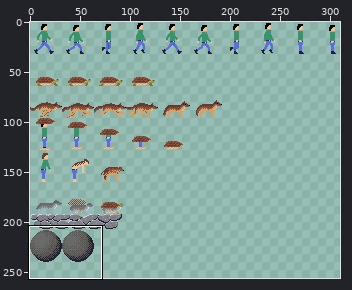
File history of a sprite sheet, android/assets/img/spritesheet.png. Above: a wide view before the commit, with the close-up outlined.
Close-up. The starting point:
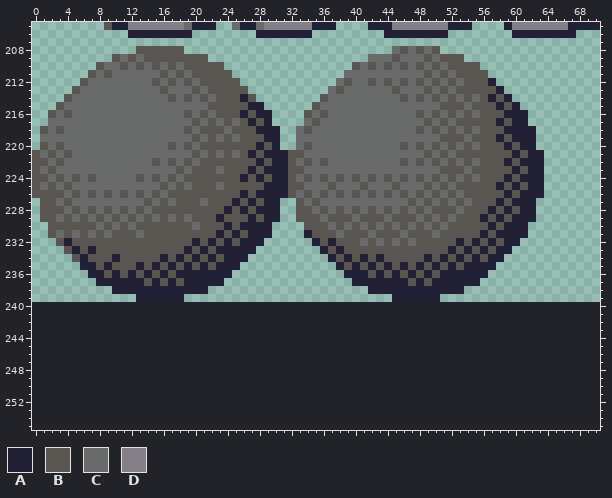
The file is 512x240 pixels. Shown: x 0..70, y 205..255. The old version is drawn lined up with the new one, on the new canvas. The wide view leaves out empty margins.
Palette (. is transparent): A #222034  B #595652  C #696a6a  D #847e87
Pixels before (only the part around the change), first column x 0:
205 .........BAADDDDDDDCAAA..CAACDDDDDDAAA....AAADDDDDDDAAA....ADDDDDDD
206 ............AAAAAAAA........AAAAAAA.........AAAAAAAA........AAAAAAA
207 ...................................................................
208 .............BBBBBB..........................CBCBCB................
209 ..........BCBCBBBBBBBB....................CCCBCCCBCBBB.............
210 ........BCCBCBCBCBCBBBBB................BCBCBCBCBCBCBBBB...........
211 .......BCBCCCCCCBCBCBBBBB..............CCCCCCCCCCBCBCBBBB..........
212 ......BCCCCCCCCBCBCBCBBBBB............CBCCBCBCBCBCBCBCBBBA.........
213 .....BCCCCCCCCCCBCCCBCBBBBB..........CBCCCCCCBCCCBCBCBBBBBA........
214 ....BCCCCCCCCCCCCBCBCBCBBBAB........BCCCCCCCCCBCBCBCBCBCBABA.......
215 ...BCCCCCCCCCCCCCCCCCCBBBBBAA......BCCCCCCCCCCCCCCCBBBCBBBABA......
216 ..BCBCCCCCCCCCCCCCCBCBCBBBABAA....BCBCCCCCCCCCCCBCBCBCBCBBBAAA.....
217 ..CCCCCCCCCCCCCCCCCCBCBCBCBABA....CBCCCCCCCCCCCCCBCBCBBBBBABAA.....
218 .BCBCCCCCCCCCCCCCCCBCBBBCBBBAAA..CBCCCCCCCCCCCCCBCBCBCBCBBBAAAA....
219 .CCCCCCCCCCCCCCCCCCCBCBCBCBBBAA..CCCCCCCCCCCCCCCCCCBBBCBBBABAAA....
220 .BCBCCCCCCCCCCCCCBCBCBBBBBBBABA..CBCCCCCCCCCCCBCBCBCBCBCBBBABAA....
221 BCBCBCCCCCCCCCCCCCCCBCBCBCBABAAABBCCCCCCCCCCCCCCCBCBCBBBBBBBABAA...
222 BBCBCCCCCCCCCCCBCBCBCBBBBBBBABAABCBCBCCCCCCCCCBCBCBCBCBCBBBABAAA...
223 BCBCCCCCCCCCCCCCCCBCBBBCBBBABAAABBCCCCCCCCCCCCCCCCCBBBCBBBBBABAA...
224 BBCBCBCBCCCCCBCBCBCBBBBBBBABABAABCBCBCBCBCBCBCBCBCBCBCBCBBBABAAA...
225 BCBCBCCCCCCCCCCCBCBCBBBCBBBBBAAABBCCCBCCCBCCCBCCCBCBCBBBBBABABAA...
226 BBBBCBCBCBCBCBCBCBBBBBBBBBABAAAABCBCBCBCBCBCBCBCBCBCBCBBBBBABAAA...
227 .BBCBCCCCCCCCCBCBCBBBCBBBABABAA..BCBCCCCCCCCCCCBCBCBCBCBBBABAAA....
228 .BBBCBCBCBCBCBCBBBBBBBBBABABAAA..BBCBCBCBCBCBCBCBCBBBCBBBABABAA....
229 .BBCBCBCBCBCBCBCBCBCBBBABBBABAA..BBBCBBBCBBBCBBBCBCBCBBBABABAAA....
230 ..BBBBBBCBCBCBBBBBBBCBBBABAAAA....BBBCBCBCBCBCBCBCBCBBBBBABAAA.....
231 ..BCBCBCBCBBBCBBBBBBBBBABABAAA....ABBBCBBBCBBBCBBBCBBBBBABAAAA.....
232 ...BABBBBBBBBBBBBBBBABABABAAA......ABABBBCBCBCBCBBBBBABABABAA......
233 ....BABABBBBBBBBBBBABABAAAAA........ABABBBBBBBBBBBBBABABABAA.......
234 .....BABBBABBBBBABABABABAAA..........ABABABABBBBBABABABABAA........
235 ......AABABBBABABABABABAAA............ABABABABABABABABAAAA.........
236 .......AABABABABABAAAAAAA..............AAABABABABABAAAAAA..........
237 ........AAAAAABABABAAAAA................AAAAAAABABAAAAAA...........
238 ..........AAAAAAAAAAAA....................AAAAAAAAAAAA.............
239 .............AAAAAA..........................AAAAAA................
240 ...................................................................
241 ...................................................................
242 ...................................................................
243 ...................................................................
244 ...................................................................
245 ...................................................................
246 ...................................................................
247 ...................................................................
248 ...................................................................
249 ...................................................................
250 ...................................................................
251 ...................................................................
252 ...................................................................
253 ...................................................................
254 ...................................................................
255 ...................................................................
The same view after the edit:
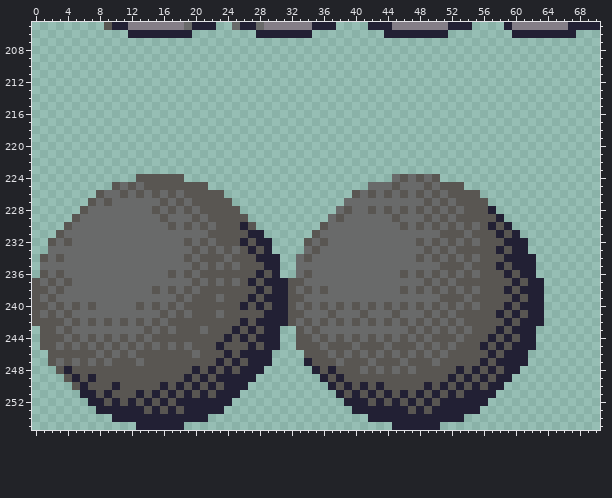
What changed:
canvas 512x240 -> 512x256
y 208: x 13..18 BBBBBB -> ......; x 45..50 CBCBCB -> ......
y 209: x 10..21 BCBCBBBBBBBB -> ............; x 42..53 CCCBCCCBCBBB -> ............
y 210: x 8..23 BCCBCBCBCBCBBBBB -> ................; x 40..55 BCBCBCBCBCBCBBBB -> ................
y 211: x 7..24 BCBCCCCCCBCBCBBBBB -> ..................; x 39..56 CCCCCCCCCCBCBCBBBB -> ..................
y 212: x 6..25 BCCCCCCCCBCBCBCBBBBB -> ....................; x 38..57 CBCCBCBCBCBCBCBCBBBA -> ....................
y 213: x 5..26 BCCCCCCCCCCBCCCBCBBBBB -> ......................; x 37..58 CBCCCCCCBCCCBCBCBBBBBA -> ......................
y 214: x 4..27 BCCCCCCCCCCCCBCBCBCBBBAB -> ........................; x 36..59 BCCCCCCCCCBCBCBCBCBCBABA -> ........................
y 215: x 3..28 BCCCCCCCCCCCCCCCCCCBBBBBAA -> ..........................; x 35..60 BCCCCCCCCCCCCCCCBBBCBBBABA -> ..........................
y 216: x 2..29 BCBCCCCCCCCCCCCCCBCBCBBBABAA -> ............................; x 34..61 BCBCCCCCCCCCCCBCBCBCBCBBBAAA -> ............................
y 217: x 2..29 CCCCCCCCCCCCCCCCCCBCBCBCBABA -> ............................; x 34..61 CBCCCCCCCCCCCCCBCBCBBBBBABAA -> ............................
y 218: x 1..30 BCBCCCCCCCCCCCCCCCBCBBBCBBBAAA -> ..............................; x 33..62 CBCCCCCCCCCCCCCBCBCBCBCBBBAAAA -> ..............................
y 219: x 1..30 CCCCCCCCCCCCCCCCCCCBCBCBCBBBAA -> ..............................; x 33..62 CCCCCCCCCCCCCCCCCCBBBCBBBABAAA -> ..............................
y 220: x 1..30 BCBCCCCCCCCCCCCCBCBCBBBBBBBABA -> ..............................; x 33..62 CBCCCCCCCCCCCBCBCBCBCBCBBBABAA -> ..............................
y 221: x 0..63 BCBCBCCCCCCCCCCCCCCCBCBCBCBABAAABBCCCCCCCCCCCCCCCBCBCBBBBBBBABAA -> ................................................................
y 222: x 0..63 BBCBCCCCCCCCCCCBCBCBCBBBBBBBABAABCBCBCCCCCCCCCBCBCBCBCBCBBBABAAA -> ................................................................
y 223: x 0..63 BCBCCCCCCCCCCCCCCCBCBBBCBBBABAAABBCCCCCCCCCCCCCCCCCBBBCBBBBBABAA -> ................................................................
y 224: x 0..12 BBCBCBCBCCCCC -> .............; x 14 C -> B; x 16 C -> B; x 18..44 CBBBBBBBABABAABCBCBCBCBCBCB -> B..........................; x 51..63 CBCBCBBBABAAA -> .............
y 225: x 0..10 BCBCBCCCCCC -> ..........B; x 12 C -> B; x 14..15 CC -> BB; x 17 C -> B; x 19 C -> B; x 22..41 BCBBBBBAAABBCCCBCCCB -> ....................; x 52 C -> B; x 54..63 BBBBABABAA -> ..........
y 226: x 0..9 BBBBCBCBCB -> ........BC; x 18 B -> C; x 24..39 BBABAAAABCBCBCBC -> ................; x 53 C -> B; x 56..63 BBBABAAA -> ........
y 227: x 1..7 BBCBCCC -> ......B; x 9 C -> B; x 14 B -> C; x 19 B -> C; x 21 C -> B; x 25..30 ABABAA -> ......; x 33..38 BCBCCC -> ......; x 47 B -> C; x 54 C -> B; x 57..62 BABAAA -> ......
y 228: x 1..7 BBBCBCB -> .....BC; x 9 B -> C; x 11 B -> C; x 13 B -> C; x 16 B -> C; x 18 B -> C; x 20 B -> C; x 24 A -> B; x 26..30 ABAAA -> .....; x 33..40 BBCBCBCB -> .....CBC; x 51 B -> C; x 58..62 BABAA -> .....
y 229: x 1..6 BBCBCB -> ....BC; x 8 B -> C; x 10 B -> C; x 12 B -> C; x 14 B -> C; x 18 B -> C; x 21 B -> C; x 23 A -> B; x 27..30 ABAA -> ....; x 33..37 BBBCB -> ....C; x 39 B -> C; x 41..43 BBB -> CCC; x 46..47 BB -> CC; x 56 A -> B; x 59..62 BAAA -> ....
y 230: x 2..3 BB -> ..; x 5..7 BBB -> CCC; x 9 B -> C; x 11 B -> C; x 13..16 BBBB -> CCCC; x 18 B -> C; x 22 B -> C; x 24 A -> B; x 27..29 AAA -> B..; x 34..35 BB -> ..; x 38 B -> C; x 40 B -> C; x 42 B -> C; x 44 B -> C; x 53 B -> C; x 55 B -> C; x 60..61 AA -> ..
y 231: x 2..4 BCB -> .BC; x 6 B -> C; x 8 B -> C; x 10..12 BBB -> CCC; x 14..21 BBBBBBBB -> CCCCCCCC; x 23 A -> B; x 25 A -> B; x 29 A -> .; x 34 A -> .; x 36..37 BB -> CC; x 39..41 BBB -> CCC; x 43..45 BBB -> CCC; x 47..49 BBB -> CCC; x 54 B -> C; x 56 A -> B; x 59 A -> B; x 61 A -> .
y 232: x 2..18 .BABBBBBBBBBBBBBB -> BCBCCCCCCCCCCCCCC; x 20 A -> C; x 22 A -> C; x 24 A -> B; x 27 A -> B; x 29 . -> A; x 34..35 .A -> BC; x 37..40 ABBB -> CCCC; x 42 B -> C; x 44 B -> C; x 46 B -> C; x 49 B -> C; x 51 B -> C; x 53 A -> C; x 55 A -> C; x 57 A -> B; x 61 . -> A
y 233: x 2..19 ..BABABBBBBBBBBBBA -> CCCCCCCCCCCCCCCCCC; x 21 A -> C; x 23..26 AAAA -> CBCB; x 28..29 .. -> BA; x 34..48 ..ABABBBBBBBBBB -> CBCCCCCCCCCCCCC; x 50 B -> C; x 52 A -> C; x 54 A -> B; x 56 A -> B; x 59..61 A.. -> BAA
y 234: x 1..18 ....BABBBABBBBBABA -> BCBCCCCCCCCCCCCCCC; x 20 A -> C; x 22 A -> B; x 24..30 AAA.... -> CBBBAAA; x 33..47 ....ABABABABBBB -> CBCCCCCCCCCCCCC; x 49 A -> C; x 51 A -> C; x 53 A -> C; x 55 A -> C; x 57..62 AA.... -> BBAAAA
y 235: x 1..19 .....AABABBBABABABA -> CCCCCCCCCCCCCCCCCCC; x 21 A -> C; x 23..30 AAA..... -> CBCBBBAA; x 33..50 .....ABABABABABABA -> CCCCCCCCCCCCCCCCCC; x 52 A -> B; x 54..62 AAAA..... -> CBBBABAAA
y 236: x 1..16 ......AABABABABA -> BCBCCCCCCCCCCCCC; x 18..30 AAAAAAA...... -> CBCBBBBBBBABA; x 33..45 ......AAABABA -> CBCCCCCCCCCCC; x 47 A -> C; x 49 A -> C; x 51..62 AAAAAA...... -> CBCBCBBBABAA
y 237: x 0..48 ........AAAAAABABABAAAAA................AAAAAAABA -> BCBCBCCCCCCCCCCCCCCCBCBCBCBABAAABBCCCCCCCCCCCCCCC; x 50..63 AAAAAA........ -> CBCBBBBBBBABAA
y 238: x 0..63 ..........AAAAAAAAAAAA....................AAAAAAAAAAAA.......... -> BBCBCCCCCCCCCCCBCBCBCBBBBBBBABAABCBCBCCCCCCCCCBCBCBCBCBCBBBABAAA
y 239: x 0..63 .............AAAAAA..........................AAAAAA............. -> BCBCCCCCCCCCCCCCCCBCBBBCBBBABAAABBCCCCCCCCCCCCCCCCCBBBCBBBBBABAA
y 240: x 0..63 ................................................................ -> BBCBCBCBCCCCCBCBCBCBBBBBBBABABAABCBCBCBCBCBCBCBCBCBCBCBCBBBABAAA
y 241: x 0..63 ................................................................ -> BCBCBCCCCCCCCCCCBCBCBBBCBBBBBAAABBCCCBCCCBCCCBCCCBCBCBBBBBABABAA
y 242: x 0..63 ................................................................ -> BBBBCBCBCBCBCBCBCBBBBBBBBBABAAAABCBCBCBCBCBCBCBCBCBCBCBBBBBABAAA
y 243: x 1..30 .............................. -> BBCBCCCCCCCCCBCBCBBBCBBBABABAA; x 33..62 .............................. -> BCBCCCCCCCCCCCBCBCBCBCBBBABAAA
y 244: x 1..30 .............................. -> BBBCBCBCBCBCBCBBBBBBBBBABABAAA; x 33..62 .............................. -> BBCBCBCBCBCBCBCBCBBBCBBBABABAA
y 245: x 1..30 .............................. -> BBCBCBCBCBCBCBCBCBCBBBABBBABAA; x 33..62 .............................. -> BBBCBBBCBBBCBBBCBCBCBBBABABAAA
y 246: x 2..29 ............................ -> BBBBBBCBCBCBBBBBBBCBBBABAAAA; x 34..61 ............................ -> BBBCBCBCBCBCBCBCBCBBBBBABAAA
y 247: x 2..29 ............................ -> BCBCBCBCBBBCBBBBBBBBBABABAAA; x 34..61 ............................ -> ABBBCBBBCBBBCBBBCBBBBBABAAAA
y 248: x 3..28 .......................... -> BABBBBBBBBBBBBBBBABABABAAA; x 35..60 .......................... -> ABABBBCBCBCBCBBBBBABABABAA
y 249: x 4..27 ........................ -> BABABBBBBBBBBBBABABAAAAA; x 36..59 ........................ -> ABABBBBBBBBBBBBBABABABAA
y 250: x 5..26 ...................... -> BABBBABBBBBABABABABAAA; x 37..58 ...................... -> ABABABABBBBBABABABABAA
y 251: x 6..25 .................... -> AABABBBABABABABABAAA; x 38..57 .................... -> ABABABABABABABABAAAA
y 252: x 7..24 .................. -> AABABABABABAAAAAAA; x 39..56 .................. -> AAABABABABABAAAAAA
y 253: x 8..23 ................ -> AAAAAABABABAAAAA; x 40..55 ................ -> AAAAAAABABAAAAAA
y 254: x 10..21 ............ -> AAAAAAAAAAAA; x 42..53 ............ -> AAAAAAAAAAAA
y 255: x 13..18 ...... -> AAAAAA; x 45..50 ...... -> AAAAAA
Changed places in both close-ups, as pixel boxes (x1, y1, x2, y2):
changed: (32, 46, 544, 430)
